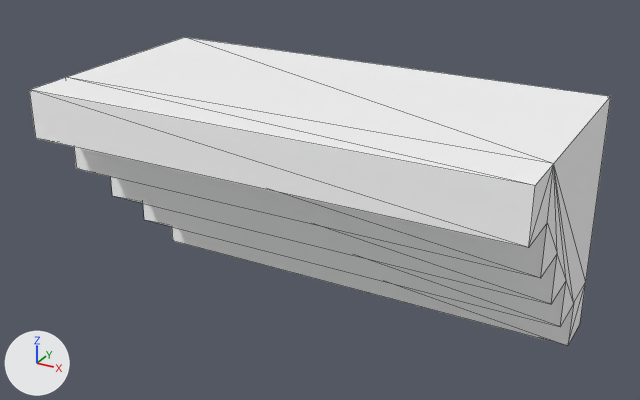
Before and after pictures for a commit that changed the glTF model assets/units/pd2_mod_mockup/tileset/mkp_stair_bot_b.glb.
Rendered twice from a 50 mm camera at (5.6, -3.38, 7.99) aimed at (3.98, -0.44, 6.53). Arrows for +X, +Y and +Z are at lower left; the lights stay in place. Mesh edges are drawn as thin lines. Where no turn or scale is listed for an object, it has been applied to the vertices.

Objects in the first picture: 'g_stair_bot_b'.
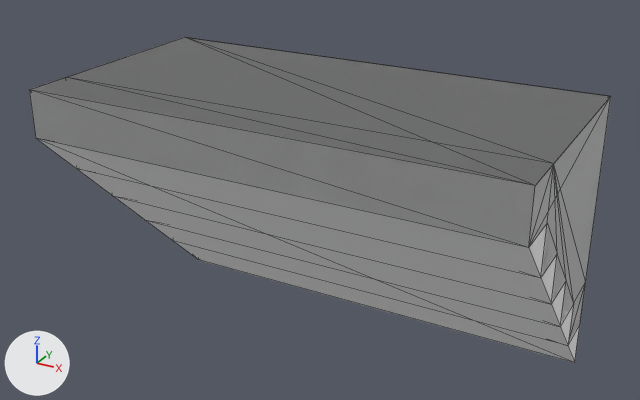
Boxes [x1, y1, x2, y2] around the edits, measured in the pictures (640 x 400 px):
```json
{"object": "c_stair_bot_b", "change": "added", "after": [29, 38, 611, 363]}
```

Edits to the scene script, one JSON object a line:
```json
{"op": "add", "block": "me_g_g_015", "code": ["me_g_g_015 = bpy.data.meshes.new('g_g.015')", "me_g_g_015.from_pydata(...)  # 8 vertices, 12 faces; spans x 0.0..2.0, y -1.0..0.0, z -0.2..1.0", "me_g_g_015.materials.append(mat_mat_mkp)"]}
{"op": "add", "block": "ob_c_stair_bot_b", "code": ["ob_c_stair_bot_b = bpy.data.objects.new('c_stair_bot_b', me_g_g_015)", "ob_c_stair_bot_b.location = (3.0, 0.0, 6.0)"]}
```
